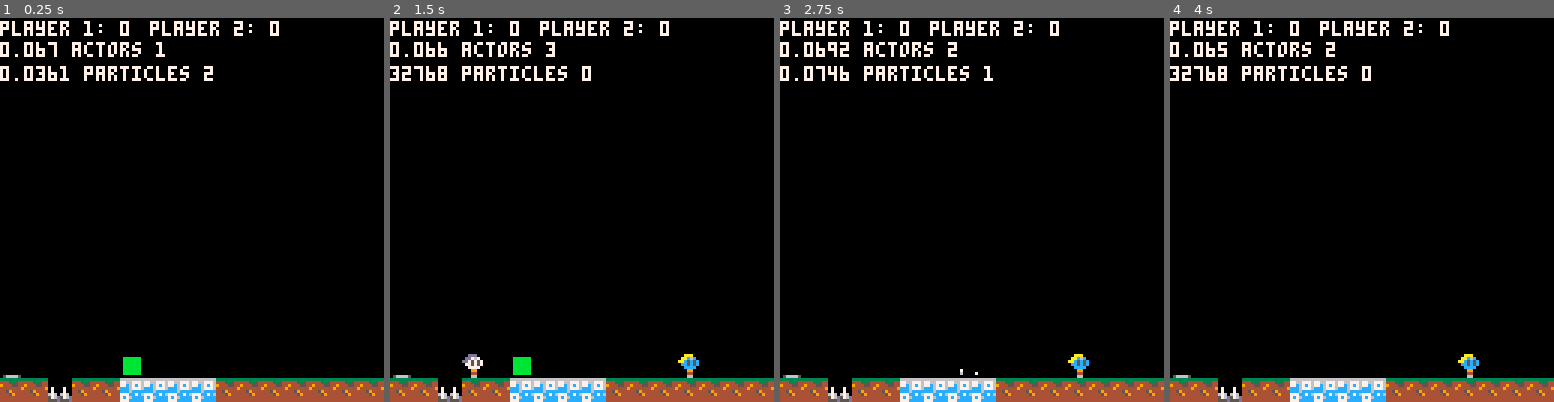
Above: before the commit, frames 1-4 (left to right).
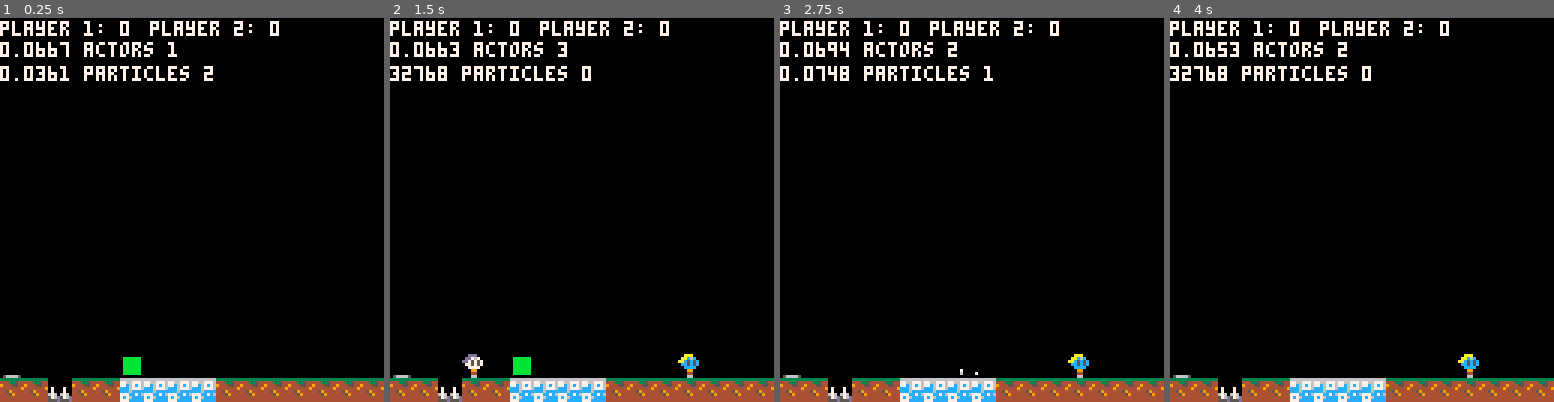
Above: after the commit, the same moments.

Repository: wesen/carts
Game: PICO-8 cartridge games/bump/bump.p8
Same seed, same stepped clock (60 frames per second), same inputs: the game is played once before the commit and once after it.
Inputs:
- Up to frame 1 (0.25 s): no input
- Up to frame 2 (1.5 s): tap X (X key) at 0.33, 1.07 s; tap O (Z key) at 0.7 s
- Up to frame 3 (2.75 s): hold Right 1.6-2.1 s; tap O (Z key) at 1.7, 2.1, 2.5 s; tap X (X key) at 1.85 s; hold Up 2.15-2.42 s; hold Right from 2.47 s (still down)
- Up to frame 4 (4 s): tap O (Z key) at 2.9, 3.3, 3.7 s; tap X (X key) at 2.97 s; release Right at 3.03 s; hold Left 3.08-3.58 s; hold Down 3.63-3.97 s

The runs differ from the first frame. In frame 1, 0.5% of the frame differs, in the area x 12-47%, y 6-11%; in frame 2, 0.5%; in frame 3, less than 0.1%; in frame 4, 0.5%.

Commit message:
Introduce dedicated interactable class

Diff:
--- a/games/bump/bump.lua
+++ b/games/bump/bump.lua
@@ -12,6 +12,8 @@
 --#include coroutines
 --#include queues
 --#include gfx
+
+--#include interactable
 
 --#include actors
 --#include button
@@ -31,7 +33,7 @@
 
 interactables:
 - x spring
-- spikes
+- x spikes
 - tele_enter
 - powerup
 - mine
--- a/games/bump/bump.p8
+++ b/games/bump/bump.p8
@@ -421,6 +421,20 @@
   if (col==8) col=5
   pal(j,col,_pal)
  end
+end
+
+
+cls_interactable=class(function(self,x,y,hitbox_x,hitbox_y,hitbox_dim_x,hitbox_dim_y)
+ add(interactables,self)
+ self.x=x
+ self.y=y
+ self.aax=self.x+hitbox_x
+ self.aay=self.y+hitbox_y
+ self.bbx=self.aax+hitbox_dim_x
+ self.bby=self.aay+hitbox_dim_y
+end)
+
+function cls_interactable:update()
 end
 
 
@@ -1018,6 +1032,11 @@
   end
  end
 
+ for a in all(interactables) do
+  if (do_bboxes_collide(self,a)) a:on_player_collision(self)
+ end
+
+
 -- if (not self.on_ground and frame%2==0) insert(self.ghosts,{x=self.x,y=self.y})
 -- if ((self.on_ground or #self.ghosts>6)) popend(self.ghosts)
 end
@@ -1066,31 +1085,21 @@
 spr_spring_sprung=66
 spr_spring_wound=67
 
-cls_spring=class(function(self,pos)
- add(interactables,self)
- self.x=pos.x
- self.y=pos.y
- self.aax=self.x
- self.aay=self.y+5
- self.bbx=self.aax+8
- self.bby=self.aay+3
+cls_spring=subclass(cls_interactable,function(self,pos)
+ cls_interactable._ctr(self,pos.x,pos.y,0,5,8,3)
  self.sprung_time=0
 end)
 tiles[spr_spring_sprung]=cls_spring
 
 function cls_spring:update()
  -- collide with players
- if self.sprung_time>0 then
-  self.sprung_time-=1
- else
-  for player in all(players) do
-   if do_bboxes_collide(self,player) then
-    player.spd_y=-spring_speed
-    self.sprung_time=10
-    local smoke=cls_smoke.init(v2(self.x,self.y),spr_full_smoke,0)
-   end
-  end
- end
+ if (self.sprung_time>0) self.sprung_time-=1
+end
+
+function cls_spring:on_player_collision(player)
+ player.spd_y=-spring_speed
+ self.sprung_time=10
+ local smoke=cls_smoke.init(v2(self.x,self.y),spr_full_smoke,0)
 end
 
 function cls_spring:draw()
@@ -1133,24 +1142,14 @@
 
 spr_spikes=68
 
-cls_spikes=class(function(self,pos)
- add(interactables,self)
- self.x=pos.x
- self.y=pos.y
- self.aax=self.x
- self.aay=self.y+3
- self.bbx=self.aax+8
- self.bby=self.aay+5
+cls_spikes=subclass(cls_interactable,function(self,pos)
+ cls_interactable._ctr(self,pos.x,pos.y,0,3,8,5)
 end)
 tiles[spr_spikes]=cls_spikes
 
-function cls_spikes:update()
- for player in all(players) do
-  if do_bboxes_collide(self,player) then
-   player:kill()
-   cls_smoke.init(v2(self.x,self.y),32,0)
-  end
- end
+function cls_spikes:on_player_collision(player)
+ player:kill()
+ cls_smoke.init(v2(self.x,self.y),32,0)
 end
 
 function cls_spikes:draw()
@@ -1301,7 +1300,7 @@
 
 interactables:
 - x spring
-- spikes
+- x spikes
 - tele_enter
 - powerup
 - mine
--- /dev/null
+++ b/games/bump/interactable.lua
@@ -0,0 +1,12 @@
+cls_interactable=class(function(self,x,y,hitbox_x,hitbox_y,hitbox_dim_x,hitbox_dim_y)
+ add(interactables,self)
+ self.x=x
+ self.y=y
+ self.aax=self.x+hitbox_x
+ self.aay=self.y+hitbox_y
+ self.bbx=self.aax+hitbox_dim_x
+ self.bby=self.aay+hitbox_dim_y
+end)
+
+function cls_interactable:update()
+end
--- a/games/bump/player.lua
+++ b/games/bump/player.lua
@@ -253,6 +253,11 @@
   end
  end
 
+ for a in all(interactables) do
+  if (do_bboxes_collide(self,a)) a:on_player_collision(self)
+ end
+
+
 -- if (not self.on_ground and frame%2==0) insert(self.ghosts,{x=self.x,y=self.y})
 -- if ((self.on_ground or #self.ghosts>6)) popend(self.ghosts)
 end
--- a/games/bump/spikes.lua
+++ b/games/bump/spikes.lua
@@ -1,23 +1,13 @@
 spr_spikes=68
 
-cls_spikes=class(function(self,pos)
- add(interactables,self)
- self.x=pos.x
- self.y=pos.y
- self.aax=self.x
- self.aay=self.y+3
- self.bbx=self.aax+8
- self.bby=self.aay+5
+cls_spikes=subclass(cls_interactable,function(self,pos)
+ cls_interactable._ctr(self,pos.x,pos.y,0,3,8,5)
 end)
 tiles[spr_spikes]=cls_spikes
 
-function cls_spikes:update()
- for player in all(players) do
-  if do_bboxes_collide(self,player) then
-   player:kill()
-   cls_smoke.init(v2(self.x,self.y),32,0)
-  end
- end
+function cls_spikes:on_player_collision(player)
+ player:kill()
+ cls_smoke.init(v2(self.x,self.y),32,0)
 end
 
 function cls_spikes:draw()
--- a/games/bump/spring.lua
+++ b/games/bump/spring.lua
@@ -1,31 +1,21 @@
 spr_spring_sprung=66
 spr_spring_wound=67
 
-cls_spring=class(function(self,pos)
- add(interactables,self)
- self.x=pos.x
- self.y=pos.y
- self.aax=self.x
- self.aay=self.y+5
- self.bbx=self.aax+8
- self.bby=self.aay+3
+cls_spring=subclass(cls_interactable,function(self,pos)
+ cls_interactable._ctr(self,pos.x,pos.y,0,5,8,3)
  self.sprung_time=0
 end)
 tiles[spr_spring_sprung]=cls_spring
 
 function cls_spring:update()
  -- collide with players
- if self.sprung_time>0 then
-  self.sprung_time-=1
- else
-  for player in all(players) do
-   if do_bboxes_collide(self,player) then
-    player.spd_y=-spring_speed
-    self.sprung_time=10
-    local smoke=cls_smoke.init(v2(self.x,self.y),spr_full_smoke,0)
-   end
-  end
- end
+ if (self.sprung_time>0) self.sprung_time-=1
+end
+
+function cls_spring:on_player_collision(player)
+ player.spd_y=-spring_speed
+ self.sprung_time=10
+ local smoke=cls_smoke.init(v2(self.x,self.y),spr_full_smoke,0)
 end
 
 function cls_spring:draw()
